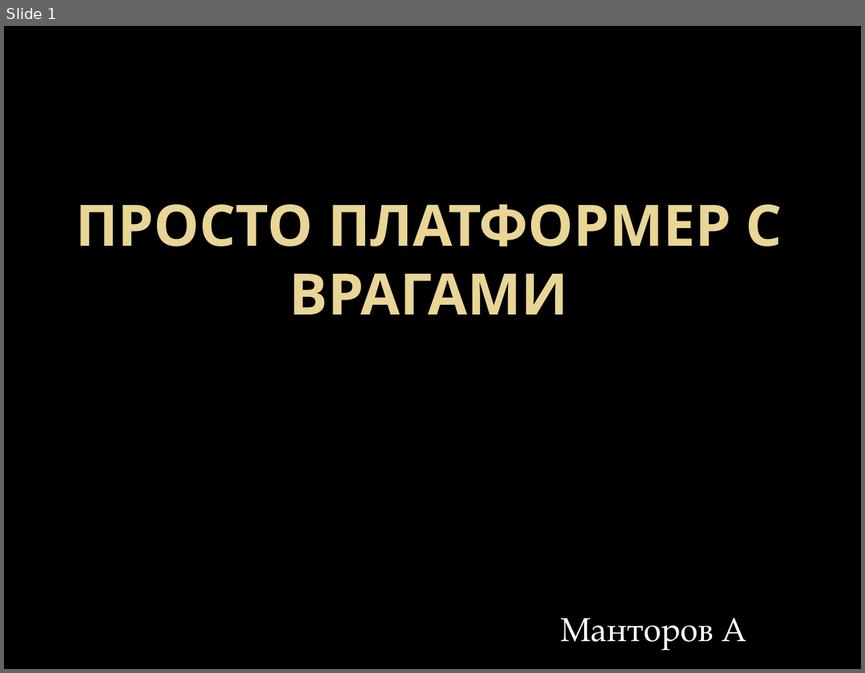
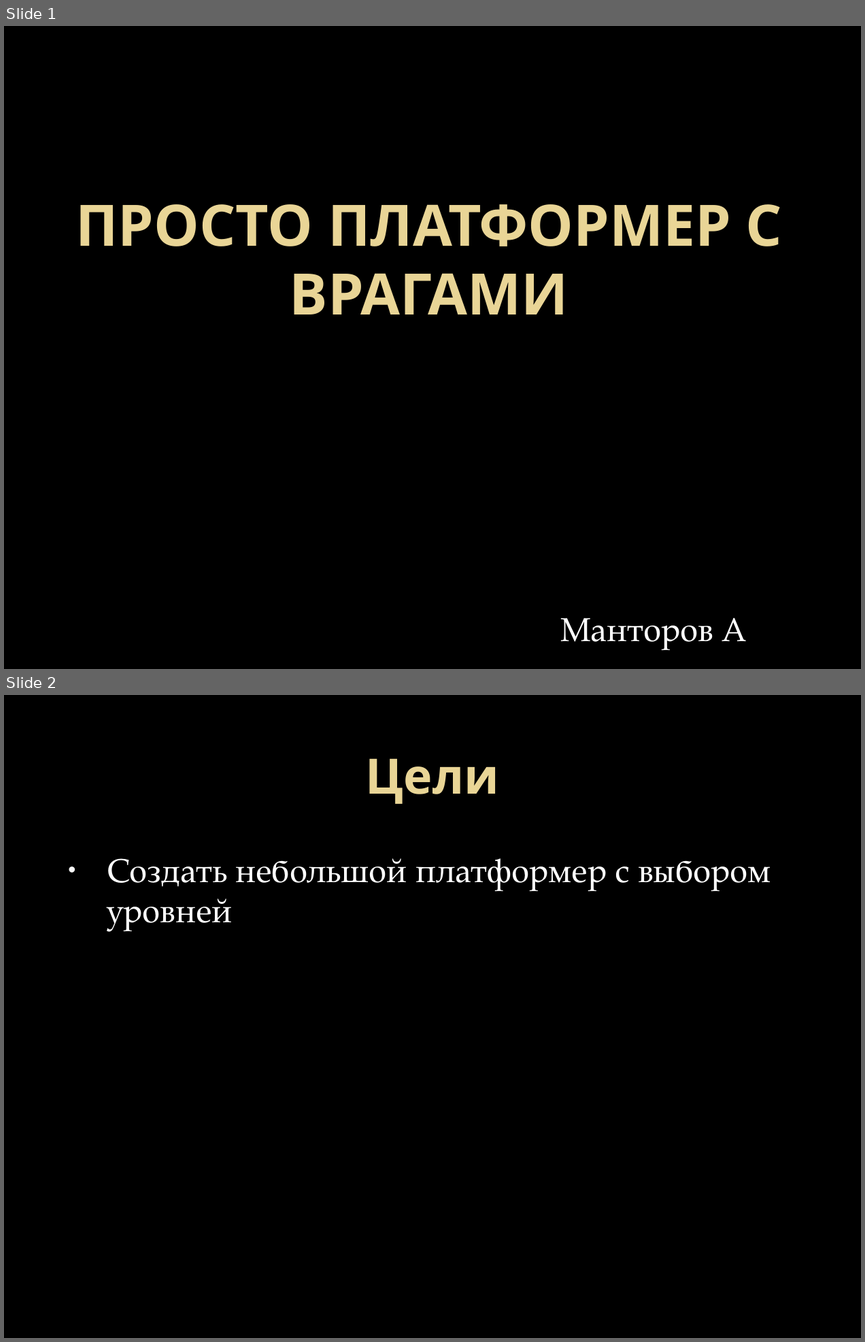
Before and after one commit to Lehsey/liceum_project, a slide deck: Просто платформер с врагами.pptx. Shown one above the other, each under a label of ours: slide 1 before the commit, slides 1 and 2 after it. The pictures are 865x673 and 865x1342 pixels, drawn with LibreOffice and Linux fonts; fonts in the diff are those of the drawing; background and template pictures are left out. Boxes give left, top, right and bottom in pixels: in the first picture for what was removed or moved away, otherwise in the second. Text is boxed around its words. In the diff, an @@ line names an element or a change of style, - is before the commit and + after.

```diff
--- a/Просто платформер с врагами.pptx
+++ b/Просто платформер с врагами.pptx
@@ slide 2 added at (4, 695, 861, 1338), background picture (left out) @@
@@ title added at (366, 758, 499, 804), 41 pt, text gradient #EAD696 to #E7D081, bold @@
+Цели
@@ text added at (107, 858, 770, 930), 28 pt, text #FFFFFF @@
+• Создать небольшой платформер с выбором уровней
```
Also in this commit, not shown: 3 other slides added, 1 slide removed, 2 other files.
